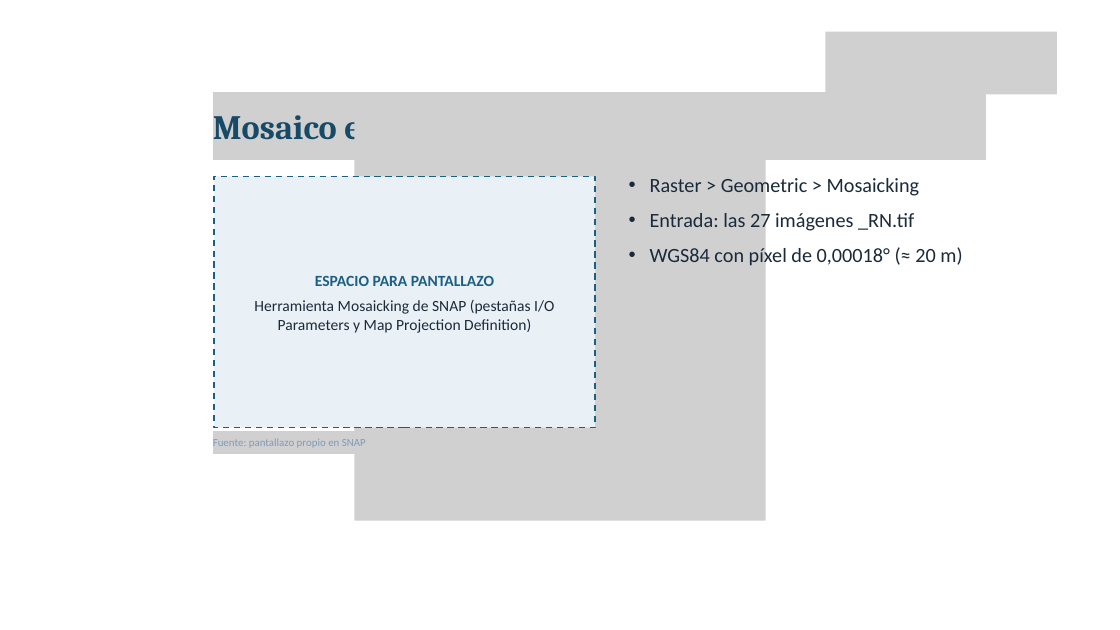
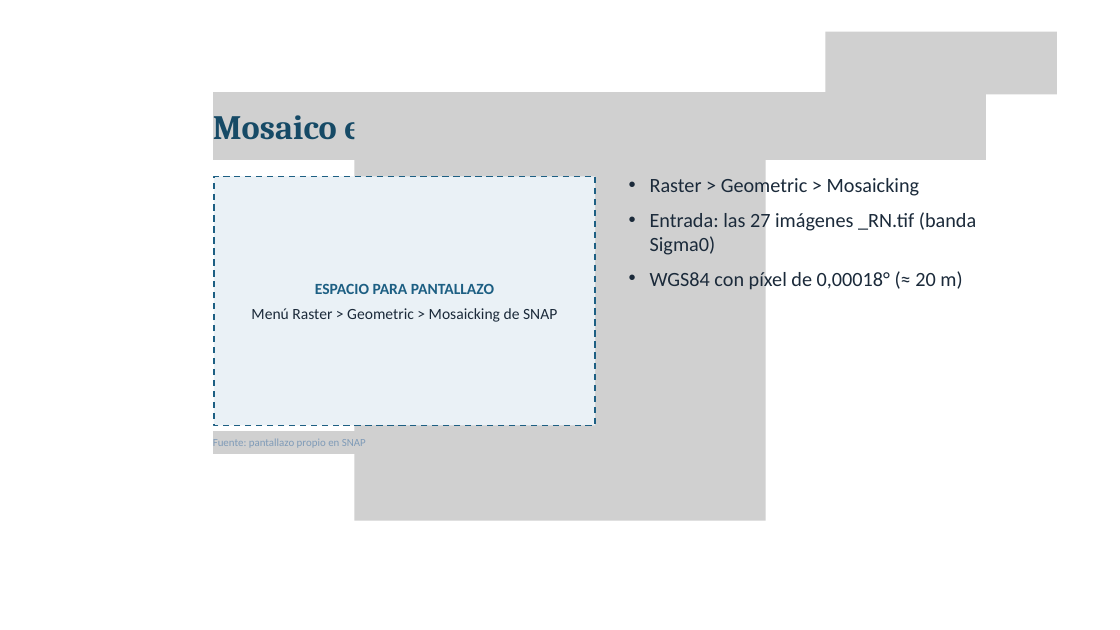
Before and after one commit to AlexandraUD/Ortomosaico, a slide deck: slide 16 of Ponencia_Ortomosaicos_SAR.pptx (slide 28 before the commit). Drawn at 1120x630 pixels with LibreOffice and Linux fonts; fonts in the diff are those of the drawing; grey boxes stand for pictures; background and template pictures are left out. Boxes give left, top, right and bottom in pixels: in the first picture for what was removed or moved away, otherwise in the second. Text is boxed around its words. In the diff, an @@ line names an element or a change of style, - is before the commit and + after.

```diff
--- a/Ponencia_Ortomosaicos_SAR.pptx
+++ b/Ponencia_Ortomosaicos_SAR.pptx
@@ text at <box>650,210,976,255</box>: text changed @@
-  • Entrada: las 27 imágenes _RN.tif
+  • Entrada: las 27 imágenes _RN.tif (banda Sigma0)
@@ text in rectangle at <box>251,308,557,322</box>: text changed @@
-Herramienta Mosaicking de SNAP (pestañas I/O Parameters y Map Projection Definition)
+Menú Raster > Geometric > Mosaicking de SNAP
```
Also in this commit, not shown: 9 other slides changed, 1 slide added, 15 slides removed, 5 other files.
